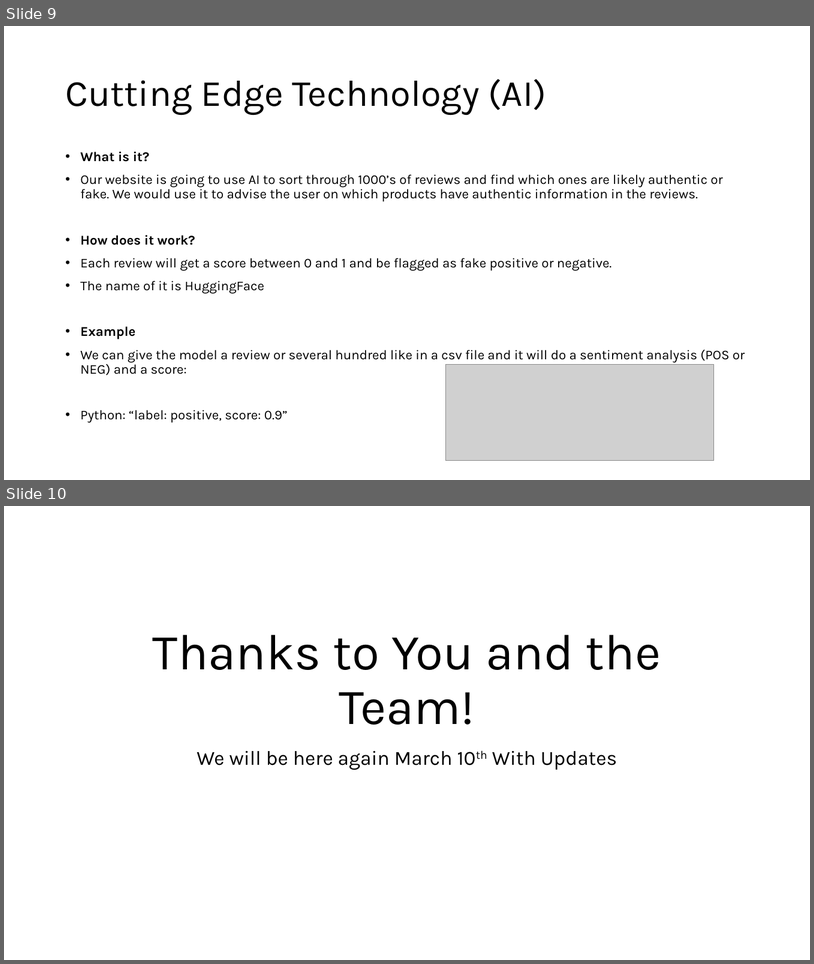
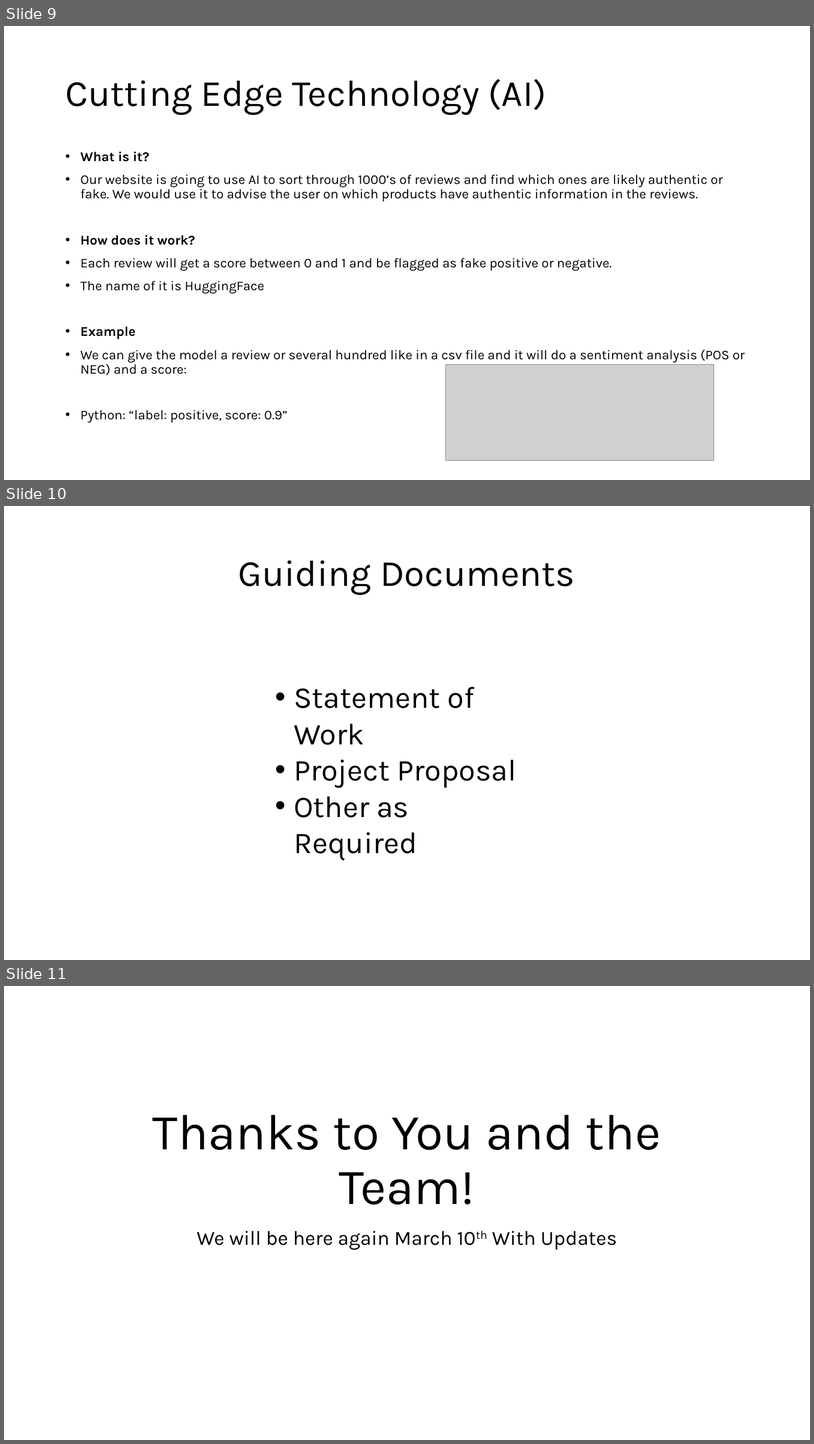
Before and after one commit to Jormungandr72/Cross-Website-Price-Checker, a slide deck: Documentation/Phase-One-Docs/CPT-200_Phase_One_Presentation.ppt. Shown one above the other, each under a label of ours: slides 9 and 10 before the commit, slides 9, 10 and 11 after it. The pictures are 814x964 and 814x1444 pixels, drawn with LibreOffice and Linux fonts; fonts in the diff are those of the drawing; grey boxes stand for pictures. Boxes give left, top, right and bottom in pixels: in the first picture for what was removed or moved away, otherwise in the second. Text is boxed around its words. In the diff, an @@ line names an element or a change of style, - is before the commit and + after.

```diff
--- a/Documentation/Phase-One-Docs/CPT-200_Phase_One_Presentation.ppt
+++ b/Documentation/Phase-One-Docs/CPT-200_Phase_One_Presentation.ppt
@@ slide 10 added at (x1=4, y1=506, x2=810, y2=960), background #FFFFFF @@
@@ title added at (x1=239, y1=560, x2=575, y2=595), 44 pt, text #000000 @@
+Guiding Documents
@@ text added at (x1=294, y1=687, x2=517, y2=861), 36 pt, text #000000 @@
+• Statement of Work
+• Project Proposal
+• Other as Required
@@ what was slide 10 is now slide 11 @@
```
Also in this commit, not shown: 2 slides changed.
